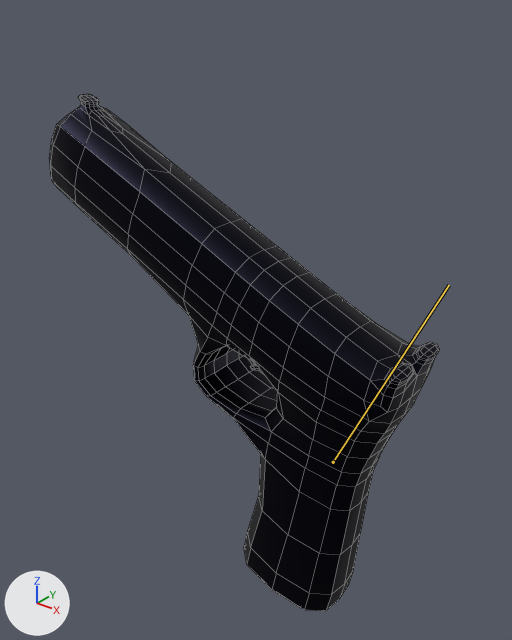
Renders of the Blender file res/models/weapons/pistol/pistol.blend from each side of a commit.
Before and after are seen from a 50 mm lens placed at (0.23, -0.298, 0.269), pointed at (-0.016, 0.009, 0.079). Lighting does not change. The marker at lower left points along +X, +Y and +Z. Both versions are drawn at frame 3 of the action 'Fire'; the numbers are the values there. The bones that bend it are drawn over the model as lines. Mesh edges are drawn as thin lines.

In view in the first picture: 'Pistol'.
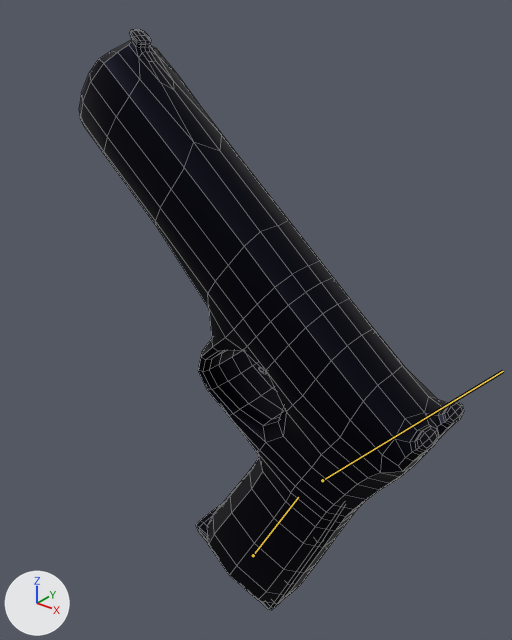
The change, as a diff of the scene's bpy script:
```diff
--- a/res/models/weapons/pistol/pistol.blend.py
+++ b/res/models/weapons/pistol/pistol.blend.py
@@ bone_rig_object @@
 bone_rig_object = bpy.data.objects['GunRig']  # the whole rig 'GunRig'
-bone_rig_object.location = (0.0503, 0.0, 0.0077)
-bone_rig_object.rotation_euler = (0.0, 0.419, 0.0)  # degrees (0, 24, 0)
+bone_rig_object.location = (0.0, 0.0, 0.0)
+bone_rig_object.rotation_euler = (0.0, 0.0, 0.0)  # degrees (0, 0, 0)
@@ bone_handle @@
 bone_handle = bpy.data.objects['GunRig'].pose.bones['Handle']
-bone_handle.location = (0.0, 0.0, 0.0)
-bone_handle.rotation_euler = (0.0, 0.0, 0.0)  # degrees (0, 0, 0)
+bone_handle.location = (0.05, 0.0, 0.01)
+bone_handle.rotation_euler = (0.0, 0.0, -0.716)  # degrees (0, 0, -41)
```

Where the change shows, as pixel boxes [x1, y1, x2, y2] in the pictures (512 x 640 px):
'Pistol', posed (12% taller): before [49, 94, 440, 611]; after [79, 29, 464, 610]
bone 'Handle', root to tip: before (333, 462) to (449, 285); after (322, 480) to (503, 371)
